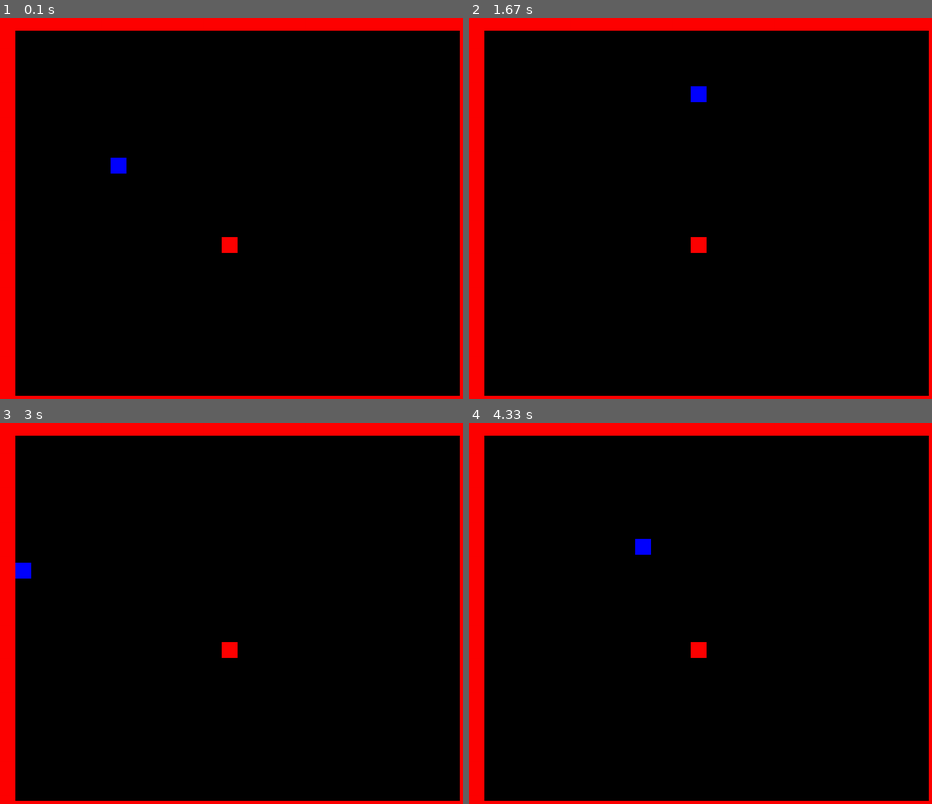
Above: before the commit, frames 1-4 (two rows, left to right).
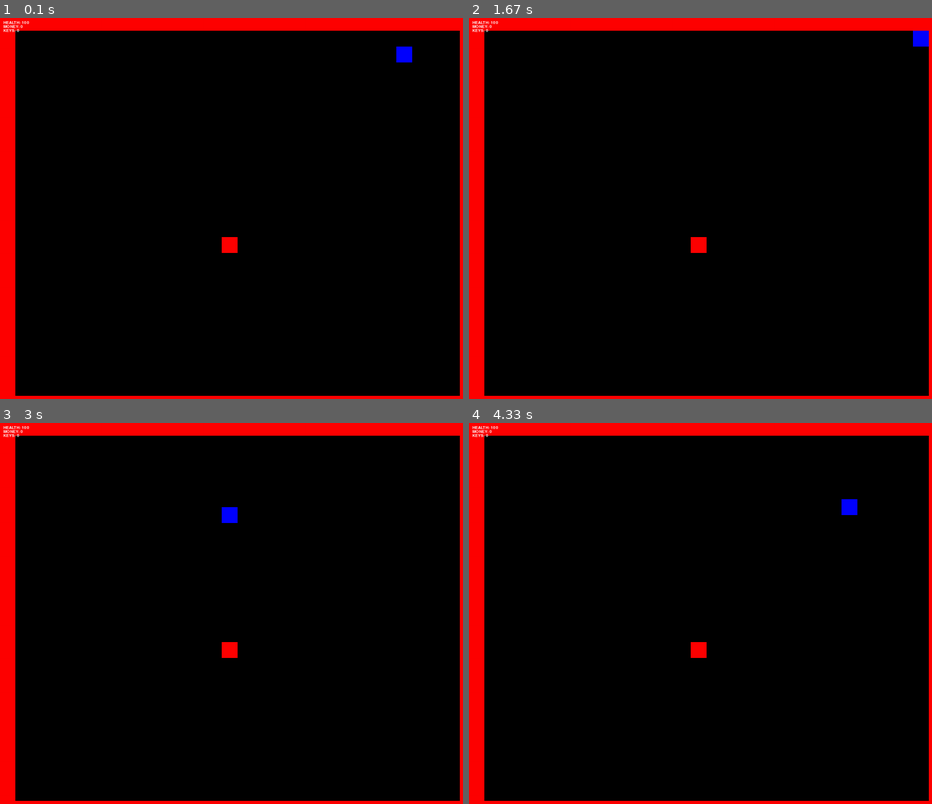
Above: after the commit, the same moments.

Repository: cduck1/dukecw-classwork
Game: pygame game, started from Tile Game/Tile Movement Game.py
The game is run twice, just before and just after one commit, with the same random seed, the same clock (stepped at 60 frames per second) and the same inputs.
Inputs:
- Up to frame 1 (0.1 s): no input
- Up to frame 2 (1.67 s): hold Right 0.33-0.8 s; hold Up 0.83-1.13 s
- Up to frame 3 (3 s): hold Left 1.67-2.2 s; hold Down 2.23-2.53 s; hold Left 2.57-2.97 s
- Up to frame 4 (4.33 s): hold Up 3-3.37 s; hold Right 3.4-4.03 s; hold Down from 4.07 s (still down)

The runs differ from the first frame. In frame 1, 0.4% of the frame differs, in the area x 0-90%, y 0-41%; in frame 2, 0.4%; in frame 3, 0.4%; in frame 4, 0.4%.

Commit message:
Update Tile Movement Game.py
Displayed the player health, money, keys

Diff:
--- a/Tile Game/Tile Movement Game.py
+++ b/Tile Game/Tile Movement Game.py
@@ -113,14 +113,14 @@
 # Side walls = 1,0,0,0,0,0,0,0,0,0,0,0,0,0,0,0,0,0,0,0,0,0,0,0,1
 wall_present = [1,1,1,1,1,1,1,1,1,1,1,1,1,1,1,1,1,1,1,1,1,1,1,1,1,1,1,1,1,1,
                 1,0,0,0,0,0,0,0,0,0,0,0,0,0,0,0,0,0,0,0,0,0,0,0,0,0,0,0,0,1,
-                1,0,0,0,0,0,0,0,0,0,0,0,0,0,0,0,0,0,0,0,0,0,0,0,0,0,0,0,0,1,
-                1,0,0,0,0,0,0,0,0,0,0,0,0,0,0,0,0,0,0,0,0,0,0,0,0,0,0,0,0,1,
-                1,0,0,0,0,0,0,0,0,0,0,0,0,0,0,0,0,0,0,0,0,0,0,0,0,0,0,0,0,1,
-                1,0,0,0,0,0,0,0,0,0,0,0,0,0,0,0,0,0,0,0,0,0,0,0,0,0,0,0,0,1,
-                1,0,0,0,0,0,0,0,0,0,0,0,0,0,0,0,0,0,0,0,0,0,0,0,0,0,0,0,0,1,
-                1,0,0,0,0,0,0,0,0,0,0,0,0,0,0,0,0,0,0,0,0,0,0,0,0,0,0,0,0,1,
-                1,0,0,0,0,0,0,0,0,0,0,0,0,0,0,0,0,0,0,0,0,0,0,0,0,0,0,0,0,1,
-                1,0,0,0,0,0,0,3,0,0,0,0,0,0,0,0,0,0,0,0,0,0,0,0,0,0,0,0,0,1,
+                1,0,0,0,0,0,0,0,0,0,0,0,0,0,0,0,0,0,0,0,0,0,0,0,0,3,0,0,0,1,
+                1,0,0,0,0,0,0,0,0,0,0,0,0,0,0,0,0,0,0,0,0,0,0,0,0,0,0,0,0,1,
+                1,0,0,0,0,0,0,0,0,0,0,0,0,0,0,0,0,0,0,0,0,0,0,0,0,0,0,0,0,1,
+                1,0,0,0,0,0,0,0,0,0,0,0,0,0,0,0,0,0,0,0,0,0,0,0,0,0,0,0,0,1,
+                1,0,0,0,0,0,0,0,0,0,0,0,0,0,0,0,0,0,0,0,0,0,0,0,0,0,0,0,0,1,
+                1,0,0,0,0,0,0,0,0,0,0,0,0,0,0,0,0,0,0,0,0,0,0,0,0,0,0,0,0,1,
+                1,0,0,0,0,0,0,0,0,0,0,0,0,0,0,0,0,0,0,0,0,0,0,0,0,0,0,0,0,1,
+                1,0,0,0,0,0,0,0,0,0,0,0,0,0,0,0,0,0,0,0,0,0,0,0,0,0,0,0,0,1,
                 1,0,0,0,0,0,0,0,0,0,0,0,0,0,0,0,0,0,0,0,0,0,0,0,0,0,0,0,0,1,
                 1,0,0,0,0,0,0,0,0,0,0,0,0,0,0,0,0,0,0,0,0,0,0,0,0,0,0,0,0,1,
                 1,0,0,0,0,0,0,0,0,0,0,0,0,0,0,0,0,0,0,0,0,0,0,0,0,0,0,0,0,1,
@@ -203,6 +203,19 @@
     # Draws all the sprites
     all_sprites_group.draw(screen)
 
+    # Draw player attributes - health, money, keys
+    font = pygame.font.Font('freesansbold.ttf', 10)
+    text = font.render(("HEALTH: " + str(myPlayer.health)), 1, WHITE)
+    screen.blit(text, (10, 15))
+
+    font = pygame.font.Font('freesansbold.ttf', 10)
+    text = font.render(("MONEY: " + str(myPlayer.money)), 1, WHITE)
+    screen.blit(text, (10, 25))
+
+    font = pygame.font.Font('freesansbold.ttf', 10)
+    text = font.render(("KEYS: " + str(myPlayer.keys)), 1, WHITE)
+    screen.blit(text, (10, 35))
+
     # Go ahead and update the screen with what we've drawn.
     pygame.display.flip()
 
